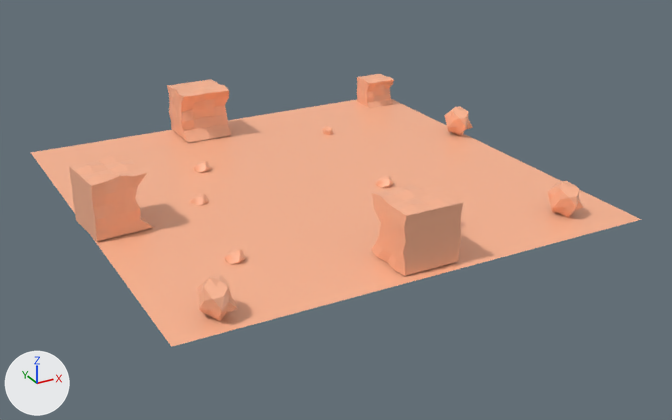
A saved change to the FBX model Assets/_Game/_3DAssets/Environment/Landscape/Landscape_1.fbx.
Rendered twice from a 50 mm camera at (-1.75, -3.43, 1.56) aimed at (0.06, -0.13, -0.09). The lights are fixed; the arrows at lower left show +X, +Y and +Z. Where no turn or scale is listed for an object, it has been applied to the vertices.

Names of what the first picture shows: 'TERRAIN', 'TERRAIN.001'.
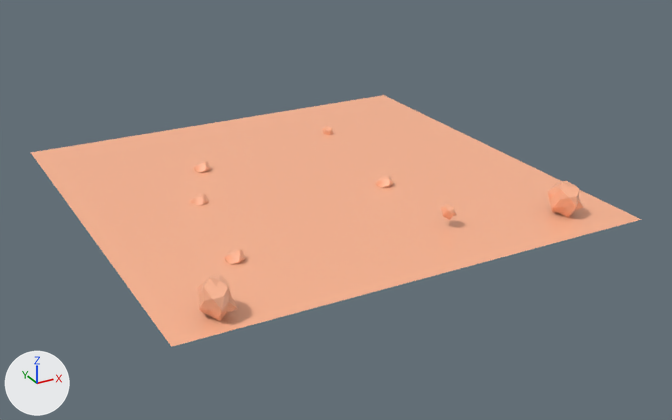
Diff of the bpy script that builds the scene:
```diff
--- a/Assets/_Game/_3DAssets/Environment/Landscape/Landscape_1.fbx.py
+++ b/Assets/_Game/_3DAssets/Environment/Landscape/Landscape_1.fbx.py
@@ me_plane_003 @@
 me_plane_003.from_pydata(...)  # 801 vertices, 1120 faces; spans x -1.02..1.03, y -1.0..1.0, z -0.04..0.25
 # used by ob_terrain; location = (0.0, 0.0, 0.0)
+# me_plane_003 part 1: the loose piece of 114 vertices spanning x 0.8..0.96, y 0.82..0.97, z -0.01..0.15 is deleted
+# me_plane_003 part 2: the loose piece of 114 vertices spanning x -1.02..-0.76, y -0.16..0.11, z 0.01..0.25 is deleted
+# me_plane_003 part 3: the loose piece of 114 vertices spanning x -0.12..0.13, y -0.96..-0.73, z 0.01..0.25 is deleted
+# me_plane_003 part 4: the loose piece of 42 vertices spanning x 0.9..1.03, y 0.15..0.33, z -0.01..0.15 is deleted
 me_plane_003.materials.append(mat_material_001)
@@ ob_terrain_001 @@
-ob_terrain_001 = bpy.data.objects.new('TERRAIN.001', me_plane_001)
-ob_terrain_001.location = (-0.173, 0.89, 0.125)
```

Changed parts and their boxes [x1, y1, x2, y2] in the pictures (672 x 420 px):
'TERRAIN', reshaped (8% shorter)
    before: [31, 74, 641, 347]
    after: [31, 95, 641, 347]
'TERRAIN.001', deleted (beige)
    before: [167, 79, 231, 143]
part 1 of me_plane_003, deleted (beige)
    before: [356, 74, 394, 108]
part 2 of me_plane_003, deleted (beige)
    before: [69, 155, 153, 241]
part 3 of me_plane_003, deleted (beige)
    before: [371, 182, 463, 276]
part 4 of me_plane_003, deleted (beige)
    before: [445, 106, 473, 136]
